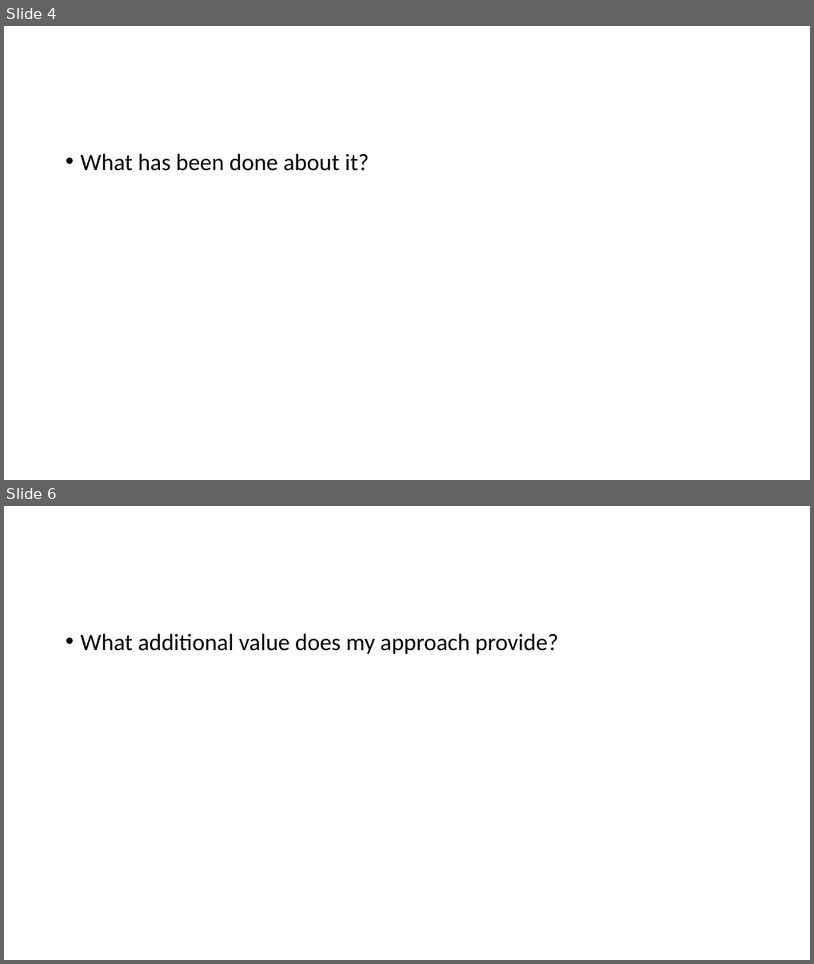
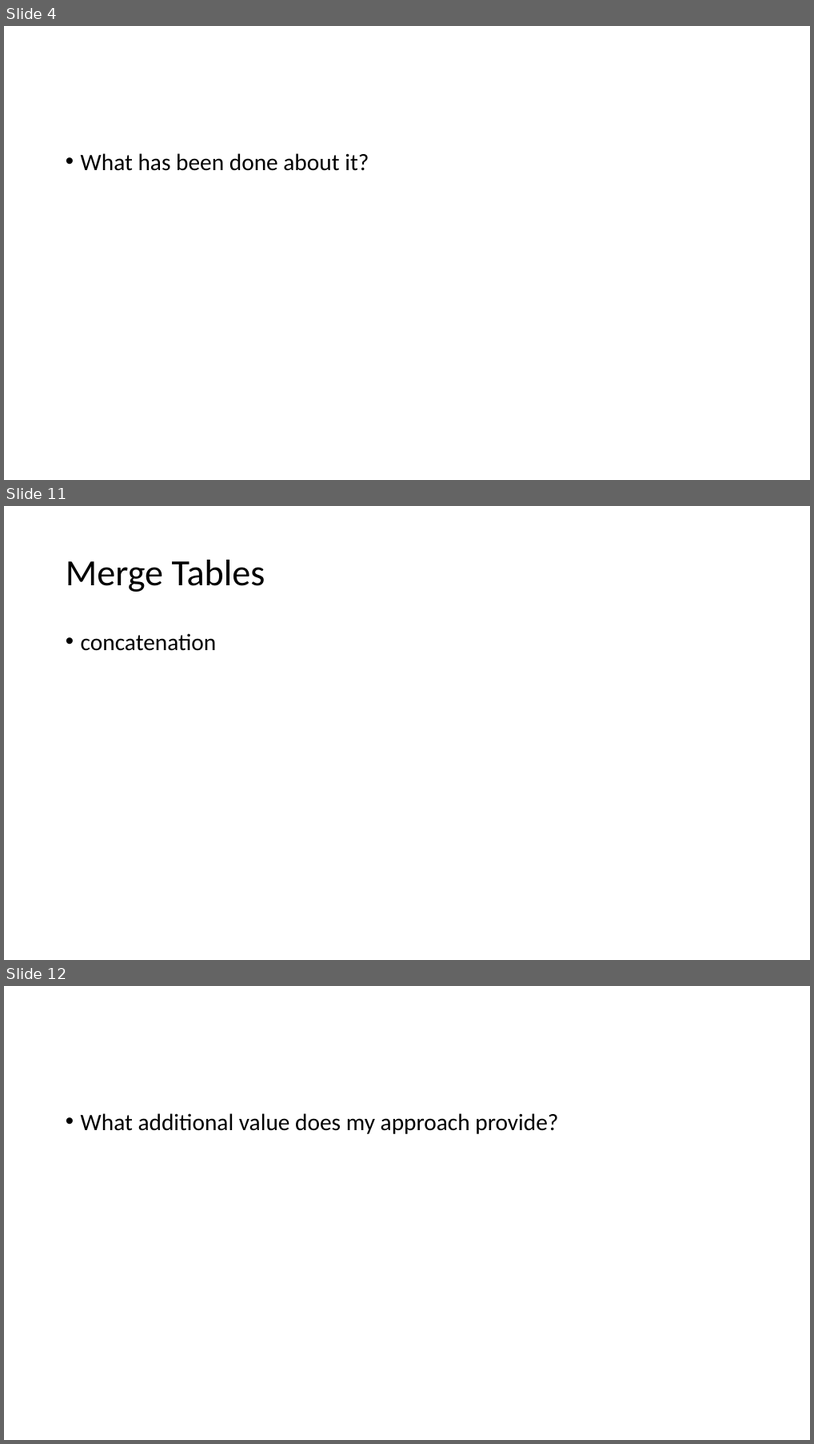
Before and after one commit to wx2123/WSDS-2026-OH, a slide deck: 2026 WSDS - Wujian Xue.pptx. Shown one above the other, each under a label of ours: slides 4 and 6 before the commit, slides 4, 11 and 12 after it; the slides between them are not shown. The pictures are 814x964 and 814x1444 pixels, drawn with LibreOffice and Linux fonts; fonts in the diff are those of the drawing. Boxes give left, top, right and bottom in pixels: in the first picture for what was removed or moved away, otherwise in the second. Text is boxed around its words. In the diff, an @@ line names an element or a change of style, - is before the commit and + after.

```diff
--- a/2026 WSDS - Wujian Xue.pptx
+++ b/2026 WSDS - Wujian Xue.pptx
@@ slide 11 added at [4,506,810,960], background #FFFFFF @@
@@ title added at [66,560,266,592], 44 pt, text #000000 @@
+Merge Tables
@@ text added at [81,633,217,651], 28 pt, text #000000 @@
+• concatenation
@@ what was slide 6 is now slide 12 @@
```
Also in this commit, not shown: 5 slides changed, 5 other slides added.
